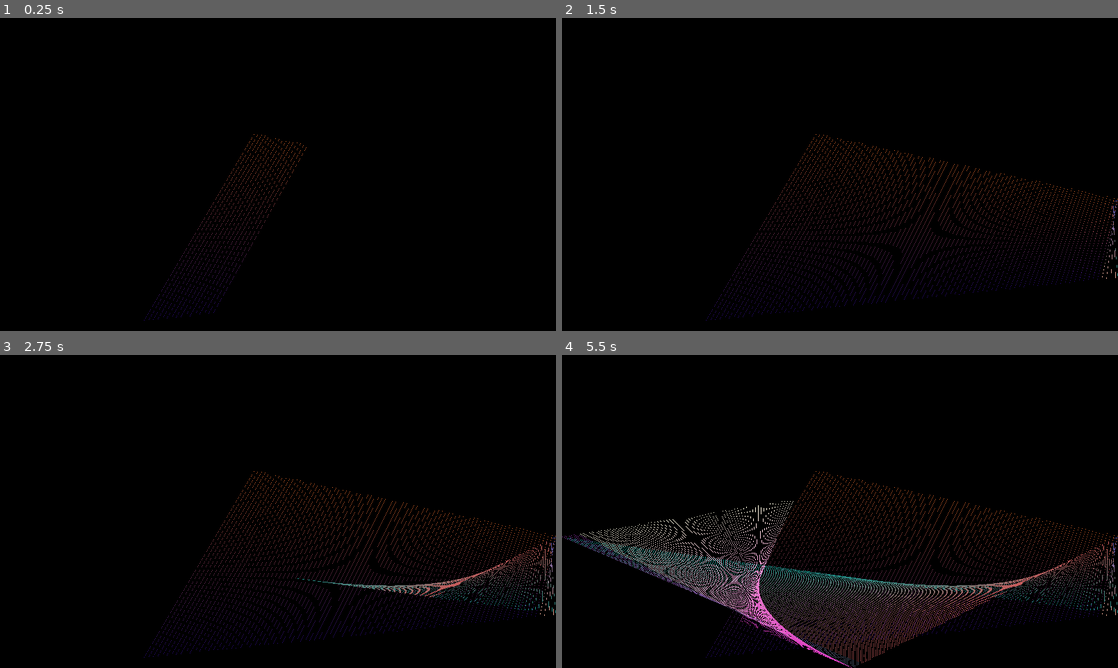
Above: before the commit, frames 1-4 (two rows, left to right).
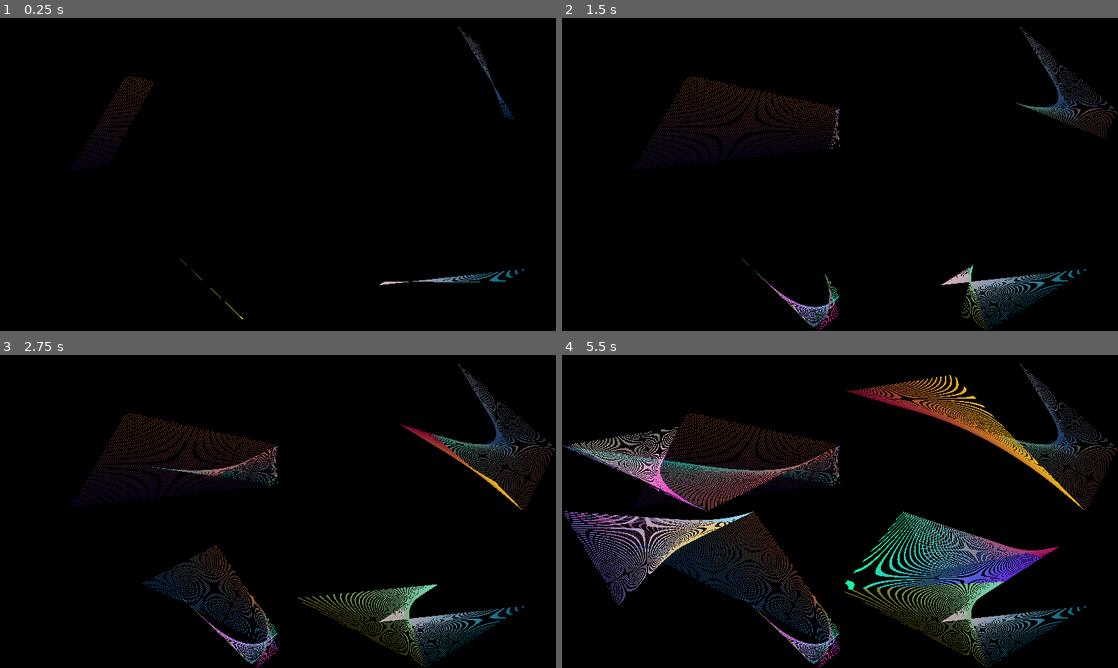
Above: after the commit, the same moments.

Repository: kasworld/gd4line2d
Game: Godot game, scene res://main.tscn
Two runs of this game, one before a commit and one after it. Both use one fixed random seed, a clock stepped at 60 frames per second and the inputs below.
Inputs:
- Up to frame 1 (0.25 s): no input
- Up to frame 2 (1.5 s): tap Enter at 0.5 s
- Up to frame 3 (2.75 s): no input
- Up to frame 4 (5.5 s): no input

The runs differ from the first frame. In frame 1, 1.0% of the frame differs, in the area x 12-95%, y 2-97%; in frame 2, 4.2%; in frame 3, 6.8%; in frame 4, 17%, in the area x 0-100%, y 2-100%.

Commit message:
multi moveline, youtube link

Diff:
--- a/main.gd
+++ b/main.gd
@@ -2,16 +2,21 @@
 
 var line_scene = preload("res://move_line2d/move_line_2d.tscn")
 
-const mv_ln_count = 1
+const mv_ln_count = 4
 var mv_ln_list :Array
 func _ready() -> void:
 	var draw_area = get_viewport_rect().size
 	for i in mv_ln_count:
-		make_mv_ln(draw_area)
+		make_mv_ln(600,2,draw_area/2)
+	mv_ln_list[1].position.x = draw_area.x/2
+	mv_ln_list[2].position.y = draw_area.y/2
+	mv_ln_list[3].position.x = draw_area.x/2
+	mv_ln_list[3].position.y = draw_area.y/2
 
-func make_mv_ln(draw_area :Vector2):
+
+func make_mv_ln(line_count :int, point_count:int, draw_area :Vector2):
 	var mvln = line_scene.instantiate()
-	mvln.init(600,2,draw_area)
+	mvln.init(line_count,point_count,draw_area)
 	add_child(mvln)
 	mv_ln_list.append(mvln)
 
Binary file changed: doc/gd4line2d.png
Not shown, changed: readme.md
